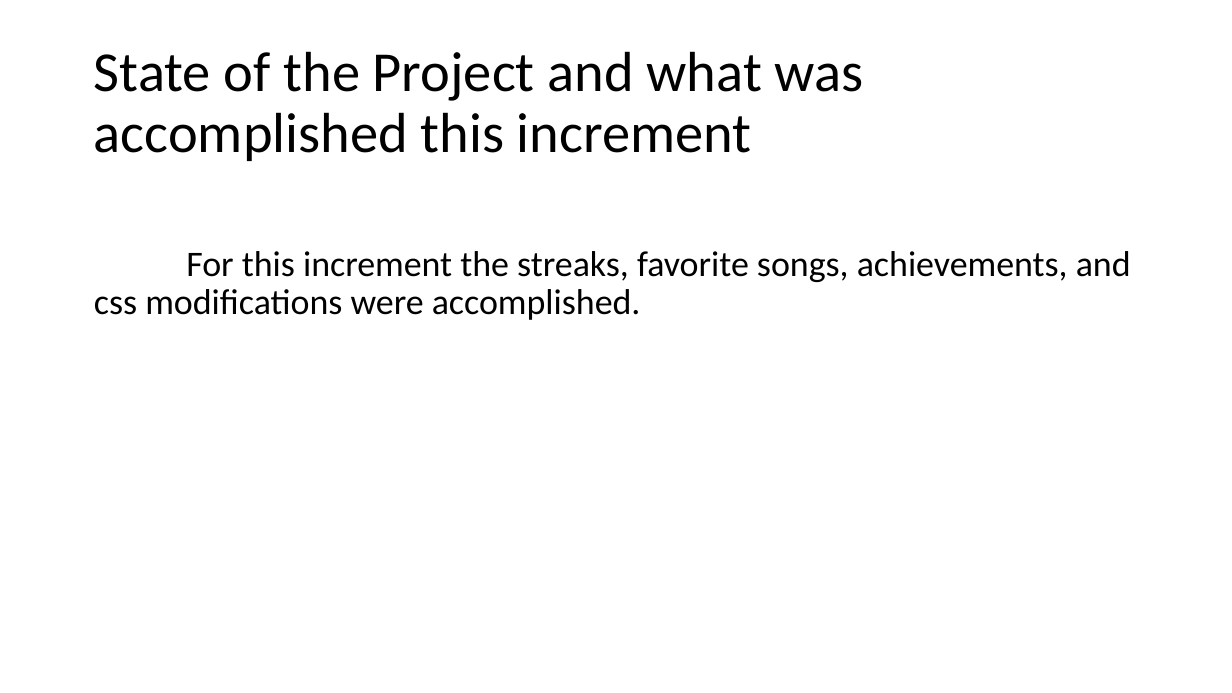
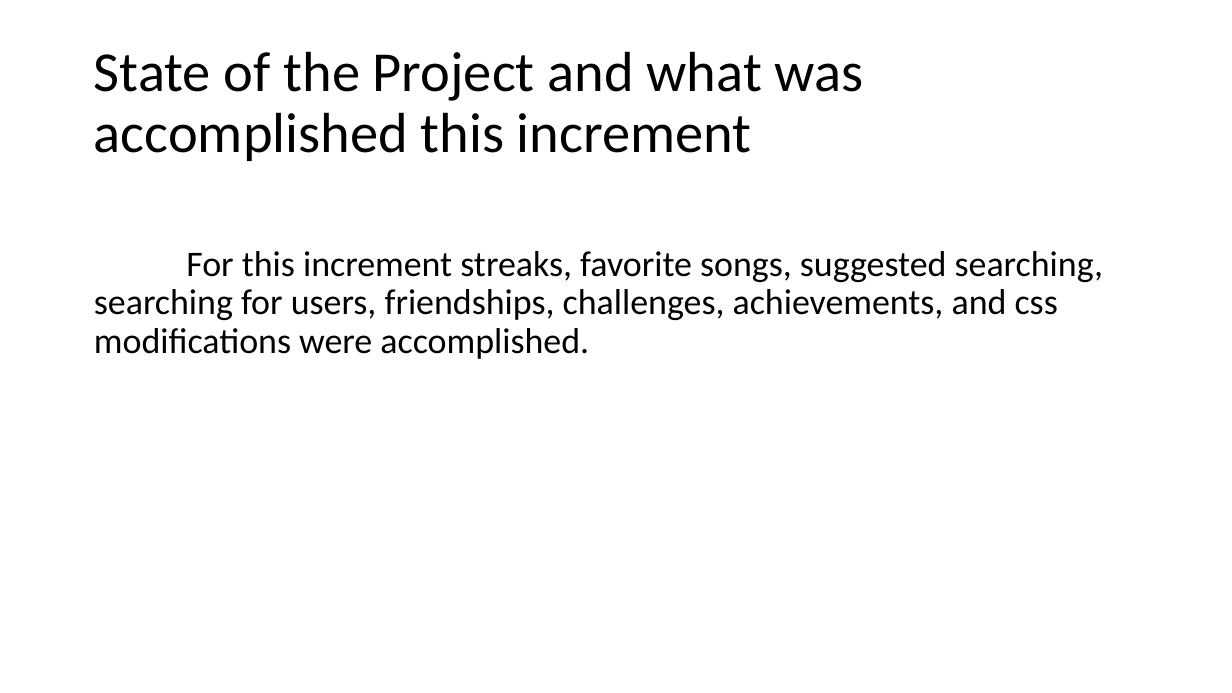
Before and after one commit to eliotshea/WeShed, a slide deck: slide 3 of WeShed.pptx. Drawn at 1232x693 pixels with LibreOffice and Linux fonts; fonts in the diff are those of the drawing. Boxes give left, top, right and bottom in pixels: in the first picture for what was removed or moved away, otherwise in the second. Text is boxed around its words. In the diff, an @@ line names an element or a change of style, - is before the commit and + after.

Commit message:
Updated Home.js
    Primitive implementations for Add friends and challenges.

```diff
--- a/WeShed.pptx
+++ b/WeShed.pptx
@@ text at box(94, 251, 1103, 359): text changed @@
-For this increment the streaks, favorite songs, achievements, and css modifications were accomplished.
+For this increment streaks, favorite songs, suggested searching, searching for users, friendships, challenges, achievements, and css modifications were accomplished.
```
Also in this commit, not shown: 1 other slide changed, 2 other files.
